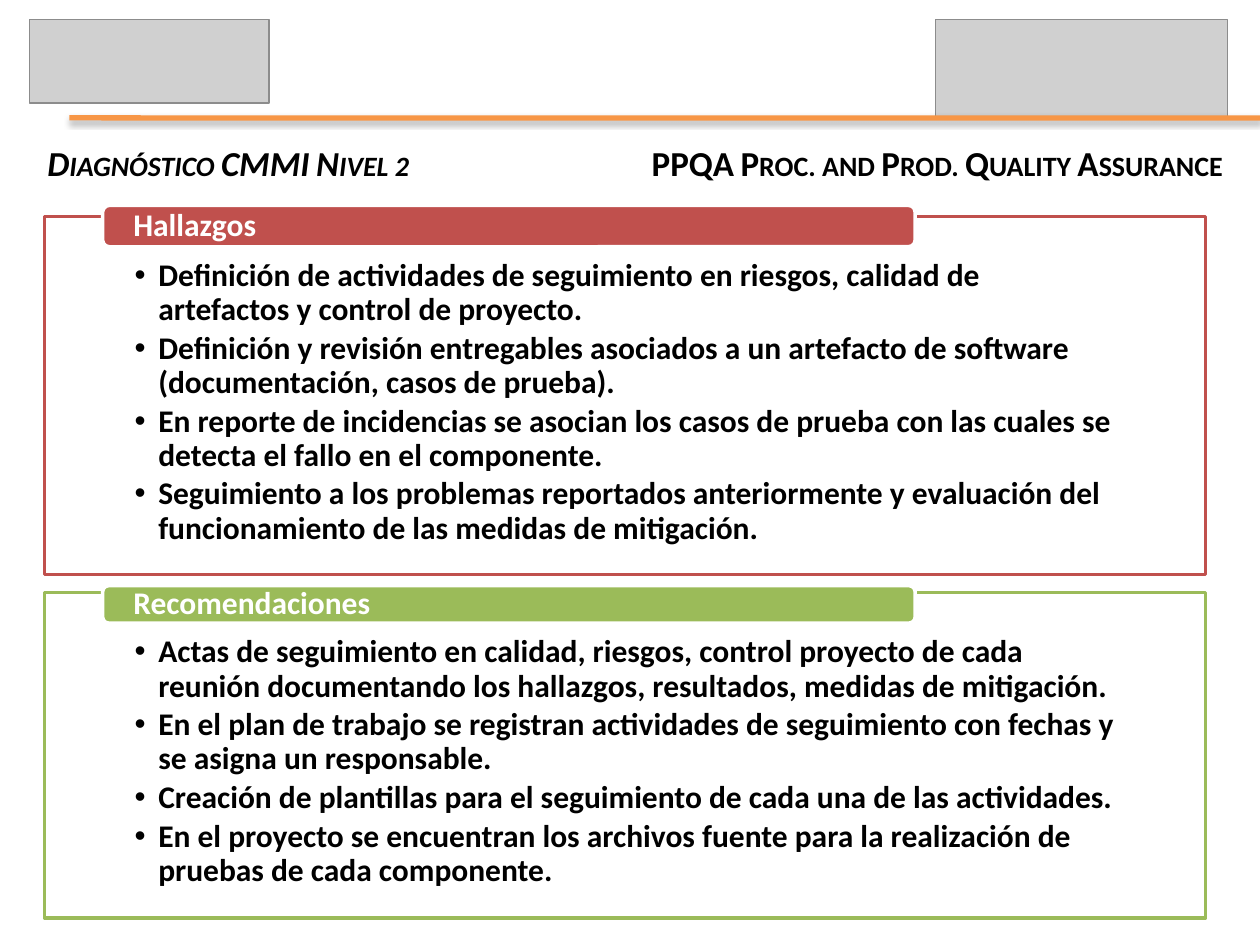
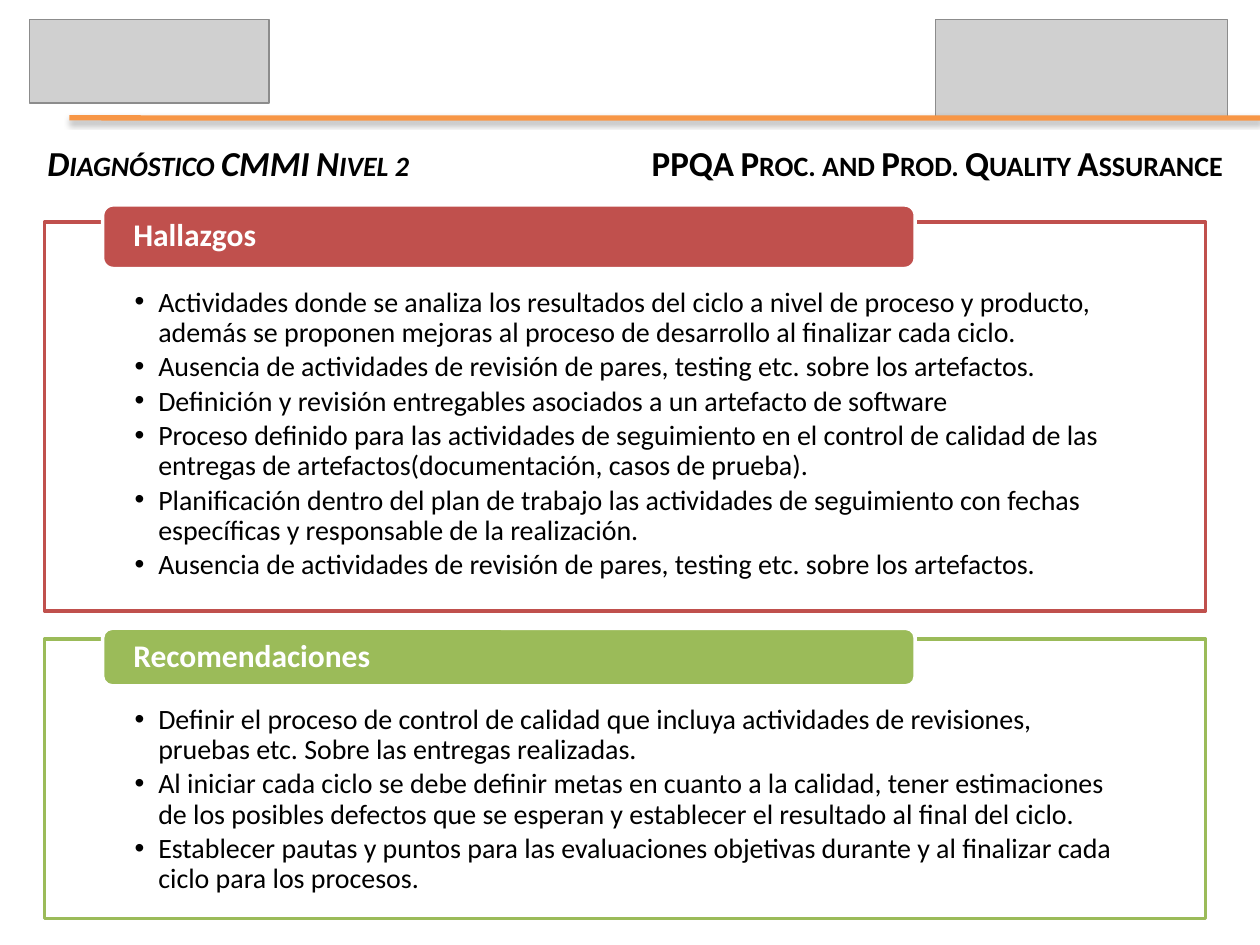
Before and after one commit to leseroth/ingenium-managment, a slide deck: slide 14 of CSOF5104 Mejoramiento de Procesos de SW/PresentacionFinal/1130PresentacionFinal.pptx. Drawn at 1260x945 pixels with LibreOffice and Linux fonts; fonts in the diff are those of the drawing; grey boxes stand for pictures. Boxes give left, top, right and bottom in pixels: in the first picture for what was removed or moved away, otherwise in the second. Text is boxed around its words. In the diff, an @@ line names an element or a change of style, - is before the commit and + after.

```diff
--- a/CSOF5104 Mejoramiento de Procesos de SW/PresentacionFinal/1130PresentacionFinal.pptx
+++ b/CSOF5104 Mejoramiento de Procesos de SW/PresentacionFinal/1130PresentacionFinal.pptx
@@ text "Hallazgos" moved from (x1=133, y1=214, x2=256, y2=242) to (x1=133, y1=224, x2=256, y2=252) @@
@@ rounded rectangle resized from (x1=102, y1=205, x2=915, y2=247) to (x1=102, y1=205, x2=915, y2=268) @@
@@ rectangle resized from (x1=44, y1=217, x2=1205, y2=575) to (x1=44, y1=222, x2=1205, y2=611) @@
@@ text at (x1=158, y1=292, x2=1098, y2=579): text changed; size 18 to 16 pt; bold off @@
-  •• Definición de actividades de seguimiento en riesgos, calidad de artefactos y control de proyecto.
-  •• Definición y revisión entregables asociados a un artefacto de software (documentación, casos de prueba).
-  •• En reporte de incidencias se asocian los casos de prueba con las cuales se detecta el fallo en el componente.
-  •• Seguimiento a los problemas reportados anteriormente y evaluación del funcionamiento de las medidas de mitigación.
+  •• Actividades donde se analiza los resultados del ciclo a nivel de proceso y producto, además se proponen mejoras al proceso de desarrollo al finalizar cada ciclo.
+  •• Ausencia de actividades de revisión de pares, testing etc. sobre los artefactos.
+  •• Definición y revisión entregables asociados a un artefacto de software
+  •• Proceso definido para las actividades de seguimiento en el control de calidad de las entregas de artefactos(documentación, casos de prueba).
+  •• Planificación dentro del plan de trabajo las actividades de seguimiento con fechas específicas y responsable de la realización.
+  •• Ausencia de actividades de revisión de pares, testing etc. sobre los artefactos.
@@ text "Recomendaciones" rewrapped from (x1=133, y1=592, x2=370, y2=622) to (x1=133, y1=645, x2=370, y2=667) @@
@@ rounded rectangle resized from (x1=102, y1=586, x2=915, y2=624) to (x1=102, y1=629, x2=915, y2=687) @@
@@ rectangle resized from (x1=44, y1=592, x2=1205, y2=917) to (x1=44, y1=639, x2=1205, y2=919) @@
@@ text removed at (x1=158, y1=640, x2=1114, y2=886) @@
-  •• Actas de seguimiento en calidad, riesgos, control proyecto de cada reunión documentando los hallazgos, resultados, medidas de mitigación.
-  •• En el plan de trabajo se registran actividades de seguimiento con fechas y se asigna un responsable.
-  •• Creación de plantillas para el seguimiento de cada una de las actividades.
-  •• En el proyecto se encuentran los archivos fuente para la realización de pruebas de cada componente.
@@ text added at (x1=158, y1=709, x2=1111, y2=893), 16 pt, text #000000 @@
+  •• Definir el proceso de control de calidad que incluya actividades de revisiones, pruebas etc. Sobre las entregas realizadas.
+  •• Al iniciar cada ciclo se debe definir metas en cuanto a la calidad, tener estimaciones de los posibles defectos que se esperan y establecer el resultado al final del ciclo.
+  •• Establecer pautas y puntos para las evaluaciones objetivas durante y al finalizar cada ciclo para los procesos.
```
